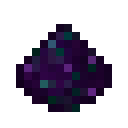
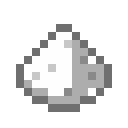
Layer changes from the first 128 x 128 image to the second:
added layer "Copie de redstone_dust.png" above "redstone_dust.png" over [16, 24, 112, 112]
hid "redstone_dust.png" over [16, 24, 112, 112]
hid "dust_storage_ender.png" over [16, 24, 112, 112]
